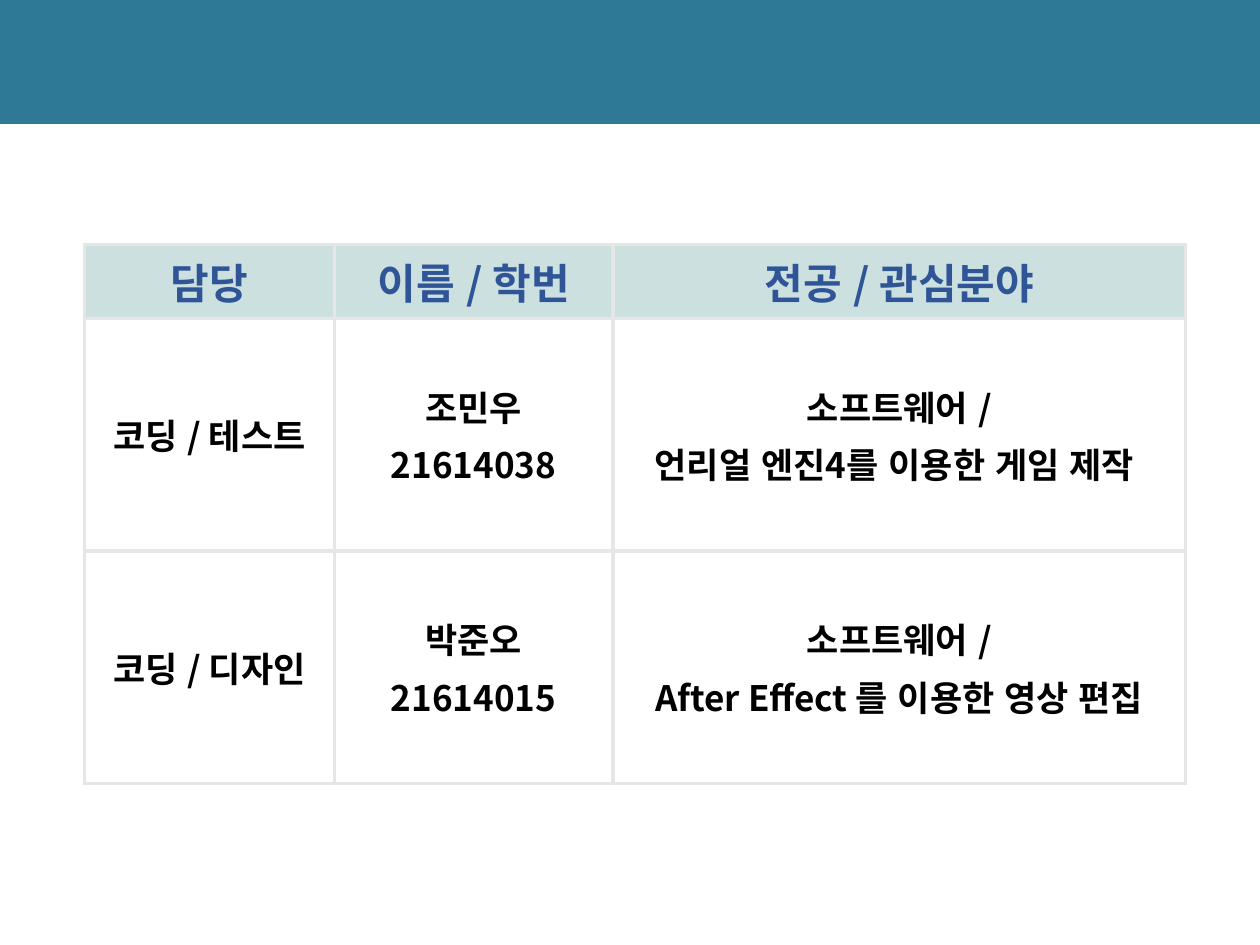
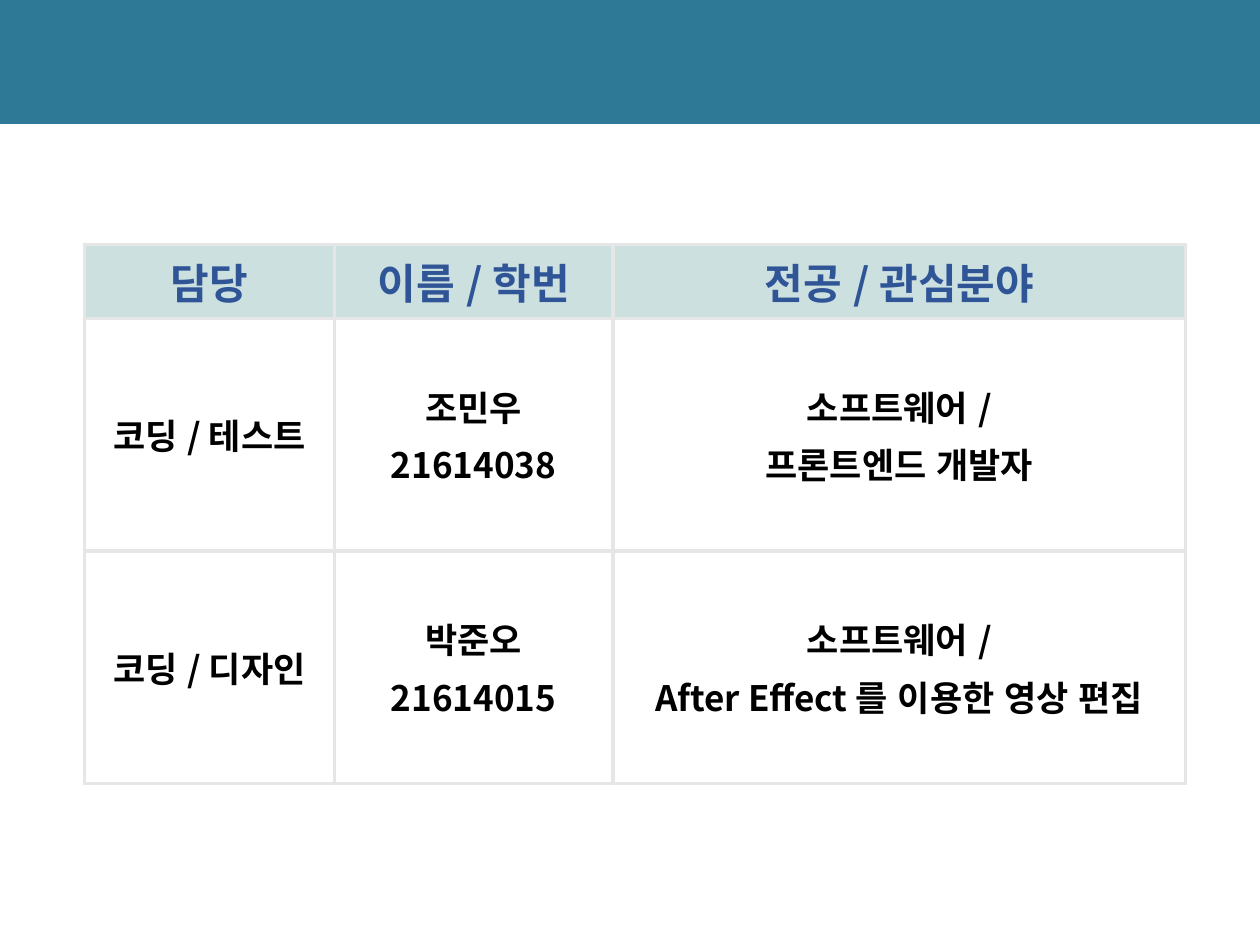
Before and after one commit to homile/community_site, a slide deck: slide 12 of 인벤토리(게임커뮤니티) 제안서 조민우, 박준오.pptx. Drawn at 1260x945 pixels with LibreOffice and Linux fonts; fonts in the diff are those of the drawing; background and template pictures are left out. Boxes give left, top, right and bottom in pixels: in the first picture for what was removed or moved away, otherwise in the second. Text is boxed around its words. In the diff, an @@ line names an element or a change of style, - is before the commit and + after.

Commit message:
제작자

```diff
--- a/인벤토리(게임커뮤니티) 제안서 조민우, 박준오.pptx
+++ b/인벤토리(게임커뮤니티) 제안서 조민우, 박준오.pptx
@@ table at (x1=84, y1=244, x2=1186, y2=774) @@
-row 2, column 3: 소프트웨어 / / 언리얼 엔진4를 이용한 게임 제작
+row 2, column 3: 소프트웨어 / / 프론트엔드 개발자
```
Also in this commit, not shown: 1 other file.
